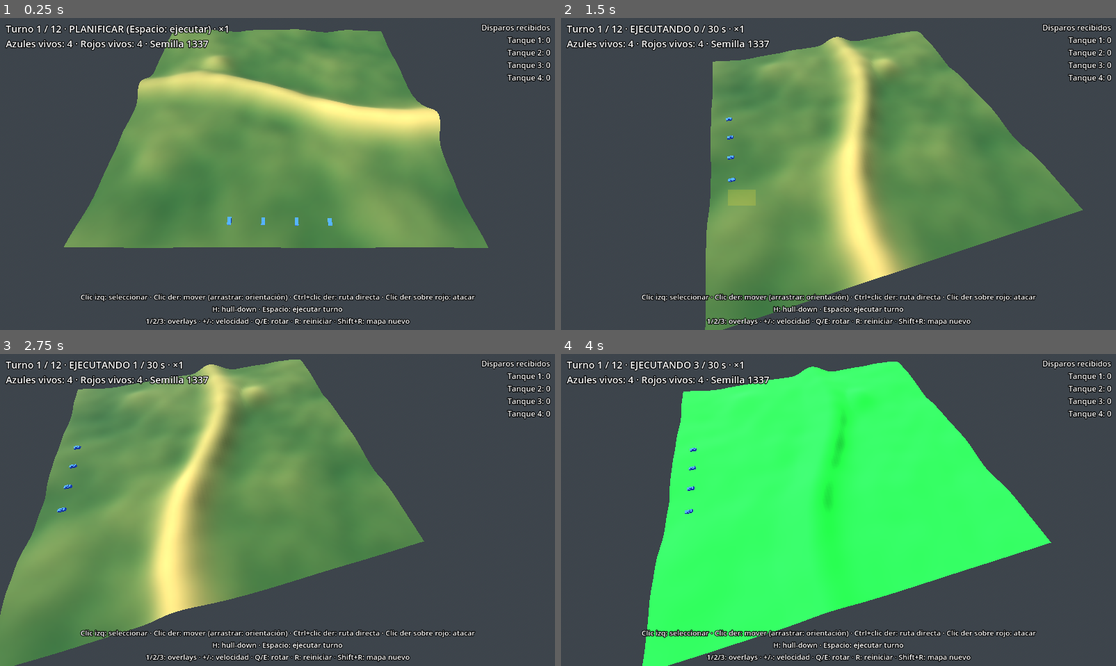
Above: before the commit, frames 1-4 (two rows, left to right).
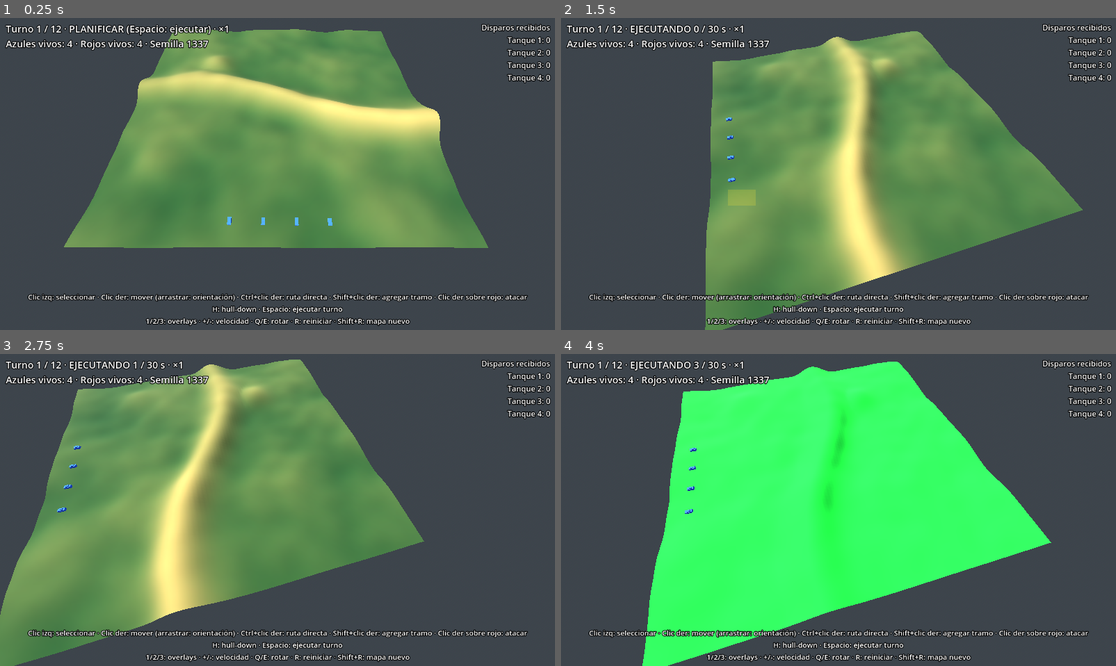
Above: after the commit, the same moments.

Repository: LeandroK99/Demogamev1
Game: Godot game, scene res://main.tscn
The game is run twice, just before and just after one commit, with the same random seed, the same clock (stepped at 60 frames per second) and the same inputs.
Inputs (mouse positions are in pixels of both pictures, inside the frame that each line leads up to):
- Up to frame 1 (0.25 s): no input
- Up to frame 2 (1.5 s): tap Enter at 0.5 s; move the mouse to (960, 158) at 0.52 s; hold D 0.53-1.25 s; hold Q 0.53-1.25 s; click (960, 158) at 0.67 s; tap Space at 0.77 s; drag from (727, 189) to (810, 236) at 1.27 s
- Up to frame 3 (2.75 s): move the mouse to (333, 441) at 2.02 s; hold D from 2.03 s (still down); tap H at 2.1 s; click (333, 441) at 2.17 s
- Up to frame 4 (4 s): release D at 2.75 s; drag from (810, 572) to (672, 463) at 2.77 s; move the mouse to (1005, 556) at 3.52 s; hold A from 3.53 s (still down); tap 1 at 3.6 s; click (1005, 556) at 3.67 s; tap Space at 3.77 s

The runs differ from the first frame. In frame 1, 1.2% of the frame differs, in the area x 5-96%, y 88-92%; in frame 2, 1.3%; in frame 3, 1.3%; in frame 4, 1.3%.

Commit message:
fase 10: waypoints con Shift + clic derecho
Co-Authored-By: Claude Opus 5.5 <noreply@anthropic.com>
Claude-Session: https://claude.ai/code/session_01FRAVKNgcpPLBv3n8dbq4jf

Diff:
--- a/game/hud.gd
+++ b/game/hud.gd
@@ -3,7 +3,7 @@
 ## HUD: estado del turno, unidad seleccionada, disparos recibidos, ayuda de teclas y cartel final.
 
 const PLAYER_SIDE: int = 0
-const HELP: String = "Clic izq: seleccionar · Clic der: mover (arrastrar: orientación) · Ctrl+clic der: ruta directa · Clic der sobre rojo: atacar\n" \
+const HELP: String = "Clic izq: seleccionar · Clic der: mover (arrastrar: orientación) · Ctrl+clic der: ruta directa · Shift+clic der: agregar tramo · Clic der sobre rojo: atacar\n" \
 	+ "H: hull-down · Espacio: ejecutar turno\n1/2/3: overlays · +/-: velocidad · Q/E: rotar · R: reiniciar · Shift+R: mapa nuevo"
 const ORDER_NAMES: Dictionary = {
 	Unit.Order.NONE: "ninguna",
--- a/game/input_controller.gd
+++ b/game/input_controller.gd
@@ -3,6 +3,7 @@
 ## Selección (clic o recuadro con el izquierdo) y órdenes con el derecho:
 ## clic = mover; mantener y arrastrar = mover y elegir la orientación final; sobre un rojo = atacar.
 ## Con Ctrl, la ruta es directa (la más corta) en vez de la más cubierta.
+## Con Shift, la orden agrega un tramo (waypoint) al final de la ruta actual.
 
 const CLICK_PICK_PX: float = 30.0 # radio en píxeles para seleccionar con un clic
 const DRAG_MIN_PX: float = 8.0 # menos que esto es un clic, no un recuadro
@@ -10,6 +11,7 @@
 const PLAYER_SIDE: int = 0
 const COLOR_PATH: Color = Color(1.0, 0.9, 0.2)
 const COLOR_PATH_DIRECT: Color = Color(1.0, 0.5, 0.1)
+const COLOR_WAYPOINT: Color = Color(1.0, 1.0, 1.0)
 const COLOR_FACING: Color = Color(0.3, 0.9, 1.0)
 const COLOR_ATTACK: Color = Color(1.0, 0.25, 0.2)
 const FACING_ARROW_CELLS: float = 4.0 # largo de la flecha de orientación
@@ -29,6 +31,7 @@
 var _rdrag_target: Variant = null # punto del terreno donde se apretó el derecho (Vector3)
 var _rdrag_facing: Vector2 = Vector2.ZERO # orientación elegida mientras se arrastra
 var _rdrag_direct: bool = false # Ctrl apretado al dar la orden: ruta directa
+var _rdrag_append: bool = false # Shift apretado al dar la orden: agregar tramo
 var _box: ColorRect = ColorRect.new()
 var _paths_mesh: ImmediateMesh = ImmediateMesh.new()
 var _paths_material: StandardMaterial3D = StandardMaterial3D.new()
@@ -69,7 +72,7 @@
 					_select_box(Rect2(_drag_start, Vector2.ZERO).expand(mb.position))
 		elif mb.button_index == MOUSE_BUTTON_RIGHT:
 			if mb.pressed:
-				_right_pressed(mb.position, mb.ctrl_pressed)
+				_right_pressed(mb.position, mb.ctrl_pressed, mb.shift_pressed)
 			elif _rdragging:
 				_right_released()
 		return
@@ -154,7 +157,7 @@
 
 
 ## Derecho apretado: sobre un rojo conocido ataca; si no, empieza la orden de mover.
-func _right_pressed(screen: Vector2, direct: bool) -> void:
+func _right_pressed(screen: Vector2, direct: bool, append: bool) -> void:
 	# Órdenes solo en la fase PLAN
 	if selected_ids.is_empty() or world.phase != SimWorld.Phase.PLAN:
 		return
@@ -171,6 +174,7 @@
 	_rdrag_target = hit
 	_rdrag_facing = Vector2.ZERO
 	_rdrag_direct = direct
+	_rdrag_append = append
 
 
 ## Mientras se arrastra: la orientación apunta del destino hacia el punto bajo el mouse.
@@ -189,7 +193,7 @@
 func _right_released() -> void:
 	_rdragging = false
 	var target: Vector2i = world.height_field.world_to_cell(_rdrag_target as Vector3)
-	_issue_move(target, _rdrag_facing, not _rdrag_direct)
+	_issue_move(target, _rdrag_facing, not _rdrag_direct, _rdrag_append)
 	_rdrag_facing = Vector2.ZERO
 
 
@@ -209,7 +213,7 @@
 
 ## Mover en línea: los tanques se reparten perpendiculares a la orientación
 ## (o a lo ancho si no hay orientación), ordenados por su posición actual.
-func _issue_move(target: Vector2i, facing: Vector2, covered: bool) -> void:
+func _issue_move(target: Vector2i, facing: Vector2, covered: bool, append: bool) -> void:
 	var perp: Vector2 = Vector2(-facing.y, facing.x) if facing != Vector2.ZERO else Vector2(1.0, 0.0)
 	var ids: Array[int] = selected_ids.duplicate()
 	ids.sort_custom(func(a: int, b: int) -> bool:
@@ -220,8 +224,8 @@
 		var off: Vector2 = perp * (float(i) - float(n - 1) * 0.5) * FORMATION_GAP
 		var c: Vector2i = Vector2i((Vector2(target) + off).round())
 		var cell: Vector2i = Vector2i(clampi(c.x, 0, limit), clampi(c.y, 0, limit))
-		if not world.order_move(ids[i], cell, facing, covered):
-			world.order_move(ids[i], target, facing, covered) # si la celda desplazada no sirve, al punto exacto
+		if not world.order_move(ids[i], cell, facing, covered, append):
+			world.order_move(ids[i], target, facing, covered, append) # si la celda desplazada no sirve, al punto exacto
 
 
 ## Rutas planificadas (amarillo cubierta, naranja directa), orientación final (celeste) y blanco de ataque (rojo).
@@ -235,11 +239,18 @@
 			continue
 		var start: Vector3 = _ground(u.pos)
 		var prev: Vector3 = start
-		var path_color: Color = COLOR_PATH_DIRECT if u.direct_route else COLOR_PATH
+		var seg_idx: int = 0
 		for c: Vector2i in u.path:
+			var direct: bool = u.direct_route
+			if seg_idx < u.waypoints.size():
+				direct = bool(u.waypoints[seg_idx]["direct"])
 			var p: Vector3 = _ground(Vector2(c))
-			_seg(segs, colors, prev, p, path_color)
+			_seg(segs, colors, prev, p, COLOR_PATH_DIRECT if direct else COLOR_PATH)
 			prev = p
+			if seg_idx < u.waypoints.size() and u.waypoints[seg_idx]["cell"] == c:
+				seg_idx += 1
+				if seg_idx < u.waypoints.size():
+					_cross(segs, colors, Vector2(c), COLOR_WAYPOINT) # quiebre entre tramos
 		if u.final_heading != Vector2.ZERO and not u.path.is_empty():
 			_arrow(segs, colors, Vector2(u.path.back()), u.final_heading, COLOR_FACING)
 		if u.attack_target >= 0 and world.known_enemies[PLAYER_SIDE].has(u.attack_target):
@@ -278,3 +289,9 @@
 	for side: float in [-1.0, 1.0]:
 		var wing: Vector2 = tip_cell - dir * 1.2 + Vector2(-dir.y, dir.x) * side * 0.8
 		_seg(segs, colors, tip, _ground(wing), color)
+
+
+## Cruz pequeña sobre una celda (marca de waypoint).
+func _cross(segs: PackedVector3Array, colors: PackedColorArray, at: Vector2, color: Color) -> void:
+	for d: Vector2 in [Vector2(1.0, 1.0), Vector2(1.0, -1.0)]:
+		_seg(segs, colors, _ground(at - d), _ground(at + d), color)
--- a/sim/sim_world.gd
+++ b/sim/sim_world.gd
@@ -162,24 +162,45 @@
 	_pathfinder_side = -1
 
 
+## Ruta para una unidad desde from hasta to, con la exposición de su bando (sin la celda from).
+## Vacía si no hay ruta. No mira la fase: también sirve para rutas decididas en EXECUTE.
+func _route(u: Unit, from: Vector2i, to: Vector2i, covered: bool) -> Array[Vector2i]:
+	if covered and _pathfinder_side != u.side:
+		pathfinder.set_exposure(exposure_for(u.side))
+		_pathfinder_side = u.side
+	var path: Array[Vector2i] = pathfinder.find_path(from, to, covered)
+	if not path.is_empty():
+		path.remove_at(0)
+	return path
+
+
 ## Calcula la ruta más cubierta para el bando de la unidad. Devuelve false si no hay ruta.
 ## facing: orientación final opcional (Vector2.ZERO = la de la marcha).
 ## covered = false: ruta directa, la más corta sin importar la exposición.
-func order_move(unit_id: int, target_cell: Vector2i, facing: Vector2 = Vector2.ZERO, covered: bool = true) -> bool:
+## append = true: agrega un tramo desde el destino actual (waypoint) en vez de reemplazar la ruta.
+func order_move(unit_id: int, target_cell: Vector2i, facing: Vector2 = Vector2.ZERO, covered: bool = true, append: bool = false) -> bool:
 	var u: Unit = get_unit(unit_id)
 	if u == null or not u.alive or phase != Phase.PLAN:
 		return false
-	if _pathfinder_side != u.side:
-		pathfinder.set_exposure(exposure_for(u.side))
-		_pathfinder_side = u.side
-	var path: Array[Vector2i] = pathfinder.find_path(u.cell(), target_cell, covered)
-	if path.is_empty():
-		return false
-	path.remove_at(0) # la celda actual
-	u.path = path
-	u.direct_route = not covered
+	append = append and not u.path.is_empty()
+	var from: Vector2i = destination(u) if append else u.cell()
+	if from == target_cell and append:
+		return false
+	var path: Array[Vector2i] = []
+	if from != target_cell:
+		path = _route(u, from, target_cell, covered)
+		if path.is_empty():
+			return false
+	if append:
+		u.path.append_array(path)
+	else:
+		u.path = path
+		u.waypoints.clear()
+		u.direct_route = not covered
+	if not path.is_empty():
+		u.waypoints.append({"cell": target_cell, "direct": not covered})
 	u.order = Unit.Order.MOVE
-	u.moving = not path.is_empty()
+	u.moving = not u.path.is_empty()
 	u.attack_target = -1
 	u.final_heading = facing.normalized() if facing != Vector2.ZERO else Vector2.ZERO
 	if not u.moving and u.final_heading != Vector2.ZERO:
@@ -442,7 +463,10 @@
 		if d_m <= budget_m:
 			u.pos = target
 			budget_m -= d_m
+			var reached: Vector2i = u.path[0]
 			u.path.remove_at(0)
+			if not u.waypoints.is_empty() and u.waypoints[0]["cell"] == reached:
+				u.waypoints.remove_at(0)
 		else:
 			u.pos += delta.normalized() * (budget_m / Config.CELL_SIZE)
 			budget_m = 0.0
--- a/sim/unit.gd
+++ b/sim/unit.gd
@@ -12,7 +12,8 @@
 var reload_left: float = 0.0
 var path: Array[Vector2i] = []
 var final_heading: Vector2 = Vector2.ZERO # orientación al llegar (cero = la de la marcha)
-var direct_route: bool = false # la ruta actual es directa (ignora la exposición)
+var direct_route: bool = false # el primer tramo de la ruta es directo (ignora la exposición)
+var waypoints: Array[Dictionary] = [] # fin de cada tramo de la ruta: {cell: Vector2i, direct: bool}
 var attack_target: int = -1 # id del enemigo a atacar (-1 = ninguno)
 var order: int = Order.NONE
 var moving: bool = false
--- a/tests/test_orders.gd
+++ b/tests/test_orders.gd
@@ -90,3 +90,37 @@
 	world.step()
 	assert_eq(world.units[0].order, Unit.Order.NONE, "la orden terminó")
 	assert_eq(world.units[0].attack_target, -1, "sin blanco")
+
+
+func test_waypoints_chain() -> void:
+	var ids: Array[int] = [0, 4]
+	var world: SimWorld = _world(ids)
+	world.p_hit_base = 0.0
+	var u: Unit = world.units[0]
+	var a: Vector2i = u.cell() + Vector2i(0, -6)
+	var b: Vector2i = a + Vector2i(6, 0)
+	assert_true(world.order_move(0, a), "primer tramo")
+	assert_true(world.order_move(0, b, Vector2.ZERO, false, true), "segundo tramo (directo, agregado)")
+	assert_true(u.path.has(a), "la ruta pasa por el primer destino")
+	assert_eq(u.path.back(), b, "termina en el segundo")
+	assert_eq(u.waypoints.size(), 2, "dos tramos")
+	assert_true(bool(u.waypoints[1]["direct"]), "el segundo tramo es directo")
+	world.begin_execute()
+	for i: int in 120:
+		world.step()
+	assert_eq(u.cell(), b, "llegó al final")
+	assert_true(u.waypoints.is_empty(), "consumió los waypoints")
+
+
+func test_move_without_append_replaces() -> void:
+	var ids: Array[int] = [0, 4]
+	var world: SimWorld = _world(ids)
+	var u: Unit = world.units[0]
+	var a: Vector2i = u.cell() + Vector2i(0, -6)
+	assert_true(world.order_move(0, a), "primer tramo")
+	assert_true(world.order_move(0, a + Vector2i(6, 0), Vector2.ZERO, true, true), "segundo tramo")
+	var c: Vector2i = u.cell() + Vector2i(-5, 0)
+	assert_true(world.order_move(0, c), "orden nueva sin Shift")
+	assert_eq(u.path.back(), c, "la ruta nueva termina en c")
+	assert_true(not u.path.has(a), "descartó los tramos anteriores")
+	assert_eq(u.waypoints.size(), 1, "un solo tramo")
